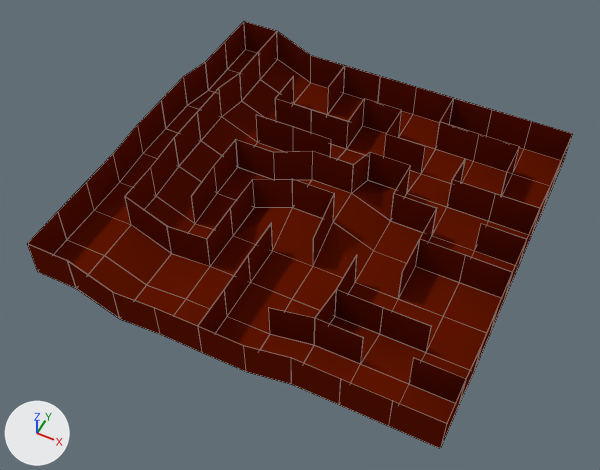
A saved change to the Blender file Labyrinth/Assets/Models/Level.blend.
Both versions are drawn from a 50 mm camera at (6.32, -13.41, 14.96) aimed at (0.1, -0.97, -0.58). Lighting does not change. The marker at lower left points along +X, +Y and +Z. Mesh edges are drawn as thin lines.
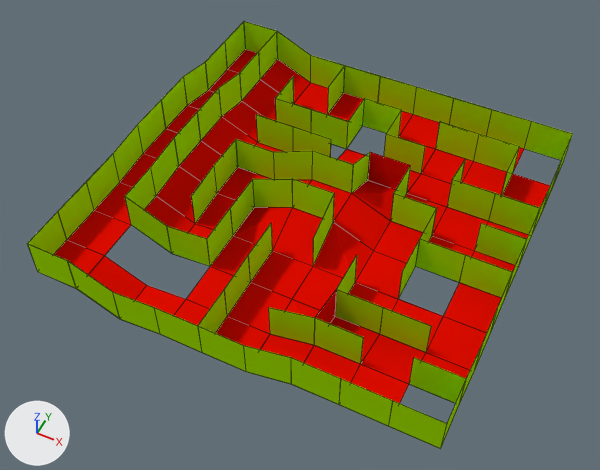
Commit message: Level met kleurtjes en gaten

Changed parts and their boxes (x1, y1, x2, y2) in the pictures (600 x 470 px):
part 1 of me_grid, deleted (brown): before (89, 225, 210, 315)
part 2 of me_grid, deleted (brown): before (399, 266, 460, 423)
part 3 of me_grid, deleted (brown): before (331, 98, 561, 185)
part 4 of me_grid, recoloured (brown to red): (54, 49, 550, 403) in both
part 5 of me_grid, recoloured (red to green): (27, 21, 573, 449) in both

The change, as a diff of the scene's bpy script:
```diff
--- a/Labyrinth/Assets/Models/Level.blend.py
+++ b/Labyrinth/Assets/Models/Level.blend.py
@@ mat_vloer @@
+mat_vloer = diffuse_material('Vloer')
+mat_vloer.base_color = (0.8, 0.00401, 0.0)  # red #e70d00
@@ mat_muur @@
+mat_muur = diffuse_material('Muur')
+mat_muur.base_color = (0.382, 0.8, 0.0)  # green #a6e700
@@ me_grid @@
 # verts and faces of me_grid; kept vertices keep their numbers, new ones are numbered from 404
-me_grid.from_pydata(...)  # 404 vertices, 460 faces; spans x -5.01..5.01, y -5.01..5.01, z -0.26..1.5
+me_grid.from_pydata(...)  # 403 vertices, 441 faces; spans x -5.01..5.01, y -5.01..5.01, z -0.26..1.5
+# me_grid part 1
+delete_vertices([12])  # with the faces that use them
+delete_faces([(213, 223, 224, 214), (214, 224, 225, 215)])
+# me_grid part 2
+delete_faces([(8, 9, 19, 18), (37, 38, 48, 47), (210, 220, 221, 211), (239, 249, 250, 240)])
+# me_grid part 3
+delete_faces([(63, 64, 74, 73), (74, 75, 85, 84), (88, 89, 99, 98), (86, 96, 201, 196), (265, 275, 276, 266), (276, 286, 287, 277)])
+delete_faces([(290, 300, 301, 291), (288, 398, 403, 298), (196, 201, 403, 398)])
+# me_grid part 4: 152 faces spanning x -5.01..5.01, y -5.01..5.01, z -0.26..1.3 switch from mat_floor (brown #641700) to mat_vloer (red #e70d00)
+# me_grid part 5: 289 faces spanning x -5.01..5.01, y -5.01..5.01, z -0.26..1.5 switch from mat_floor (brown #641700) to mat_muur (green #a6e700)
```
